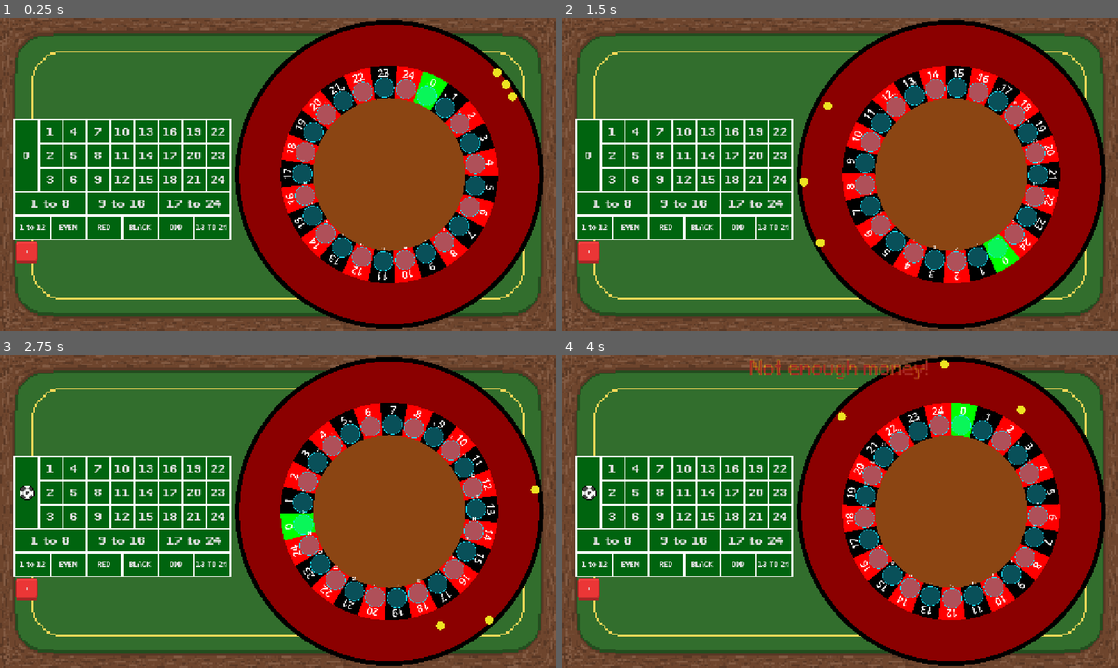
Above: before the commit, frames 1-4 (two rows, left to right).
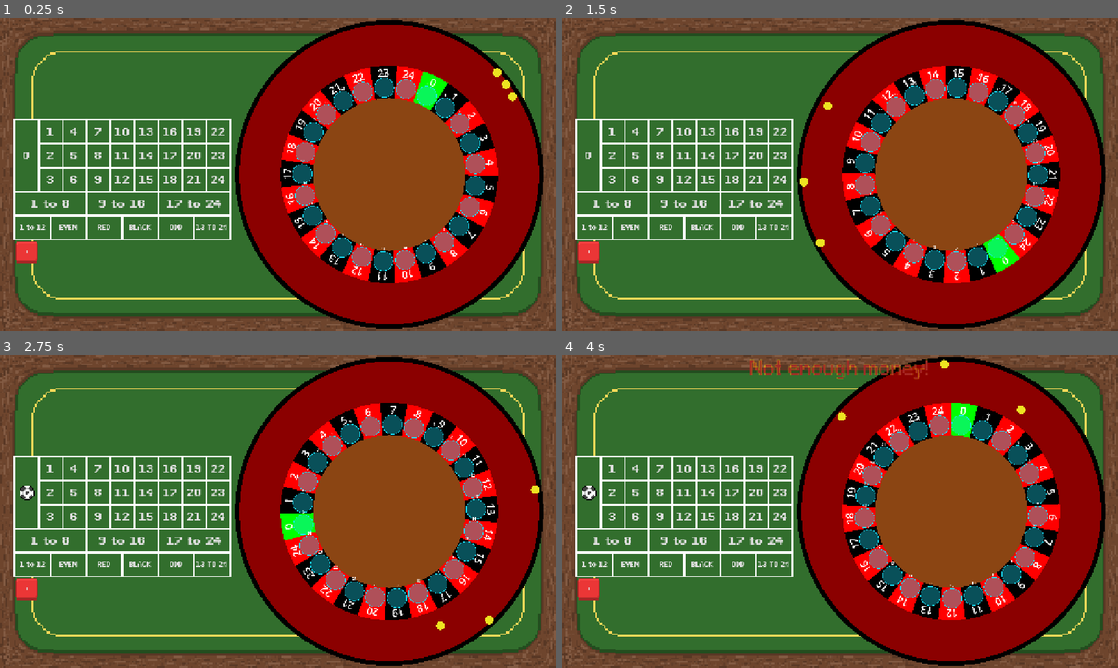
Above: after the commit, the same moments.

Repository: DuneRanger/Very-Serious-GameJam-2026
Game: Godot game, scene res://scenes/game/game_scene/game_scene.tscn
Two runs of this game, one before a commit and one after it. Both use one fixed random seed, a clock stepped at 60 frames per second and the inputs below. Sound files missing from this copy of the repository are replaced by a short silence.
Inputs:
- Up to frame 1 (0.25 s): no input
- Up to frame 2 (1.5 s): click "+" at 0.5 s; click "-" at 1.25 s
- Up to frame 3 (2.75 s): click "0" at 2 s
- Up to frame 4 (4 s): click "1" at 2.75 s; click "2" at 3.5 s

The runs differ from the first frame. In frame 1, 12% of the frame differs, in the area x 2-42%, y 32-71%; in frame 2, 12%; in frame 3, 12%; in frame 4, 12%.

Commit message:
bet button is now background green

Diff:
--- a/scenes/game/game_scene/betting_system/bet_button.tscn
+++ b/scenes/game/game_scene/betting_system/bet_button.tscn
@@ -4,13 +4,13 @@
 [ext_resource type="Script" uid="uid://b2d37epksykgv" path="res://scenes/game/game_scene/betting_system/bet_button.gd" id="1_fcqf7"]
 
 [sub_resource type="StyleBoxFlat" id="StyleBoxFlat_1luq2"]
-bg_color = Color(0, 0.39215687, 0.05882353, 1)
+bg_color = Color(0.19607843, 0.43137255, 0.1764706, 1)
 
 [sub_resource type="StyleBoxFlat" id="StyleBoxFlat_8aveq"]
-bg_color = Color(0, 0.39215687, 0.05882353, 1)
+bg_color = Color(0.19607843, 0.43137255, 0.1764706, 1)
 
 [sub_resource type="StyleBoxFlat" id="StyleBoxFlat_by6ed"]
-bg_color = Color(0, 0.39215687, 0.05882353, 1)
+bg_color = Color(0.19607843, 0.43137255, 0.1764706, 1)
 
 [node name="Button" type="Button" unique_id=1147380025]
 anchors_preset = 8
